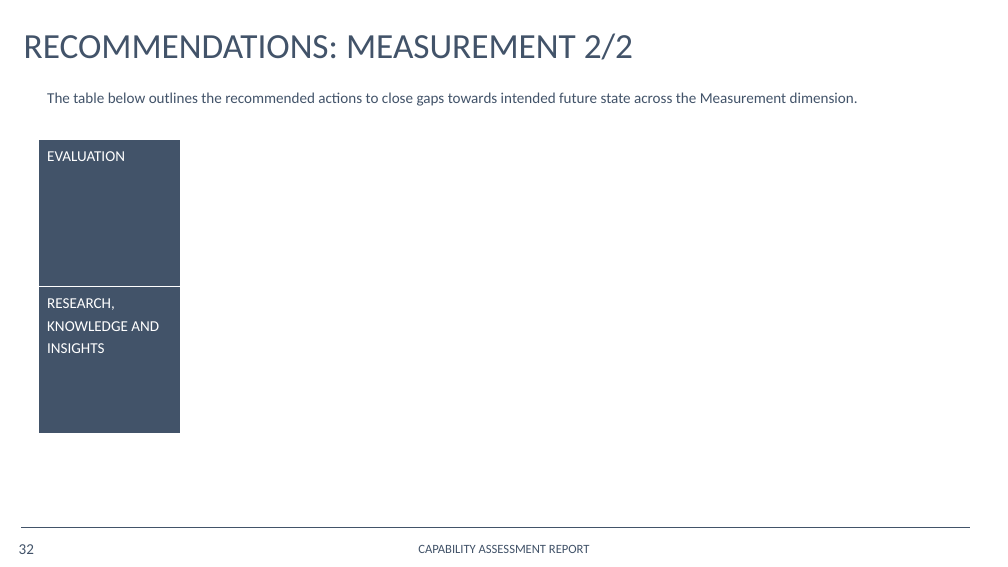
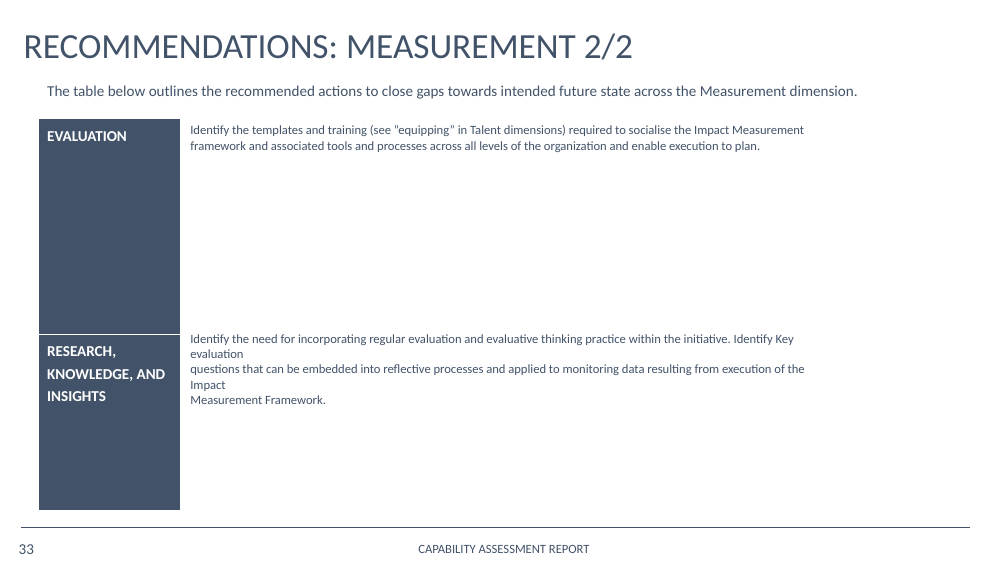
Before and after one commit to opus-meum/power-automate, a slide deck: slide 33 of Capability Assessment Report.pptx (slide 32 before the commit). Drawn at 1008x567 pixels with LibreOffice and Linux fonts; fonts in the diff are those of the drawing; background and template pictures are left out. Boxes give left, top, right and bottom in pixels: in the first picture for what was removed or moved away, otherwise in the second. Text is boxed around its words. In the diff, an @@ line names an element or a change of style, - is before the commit and + after.

```diff
--- a/Capability Assessment Report.pptx
+++ b/Capability Assessment Report.pptx
@@ text "The table below outlines the ...": place and size @@
-text "The table below outlines the ..." at [47, 92, 858, 106]
+text "The table below outlines the ..." at [47, 85, 858, 99]
@@ table at [38, 119, 977, 508] @@
-row 2, column 1: RESEARCH, KNOWLEDGE AND INSIGHTS
+row 2, column 1: RESEARCH, KNOWLEDGE, AND INSIGHTS
@@ bold on in "EVALUATION" @@
@@ table: place and size @@
-table at [38, 140, 977, 430]
+table at [38, 119, 977, 508]
@@ text added at [190, 125, 804, 152], 10 pt, text #425369 @@
+Identify the templates and training (see ”equipping” in Talent dimensions) required to socialise the Impact Measurement
+framework and associated tools and processes across all levels of the organization and enable execution to plan.
@@ text added at [190, 334, 805, 404], 10 pt, text #425369 @@
+Identify the need for incorporating regular evaluation and evaluative thinking practice within the initiative. Identify Key evaluation
+questions that can be embedded into reflective processes and applied to monitoring data resulting from execution of the Impact
+Measurement Framework.
@@ page number at [19, 544, 34, 554]: text changed @@
-32
+33
```
Also in this commit, not shown: 26 other slides changed, 2 slides added, 1 slide removed, 20 other files.
